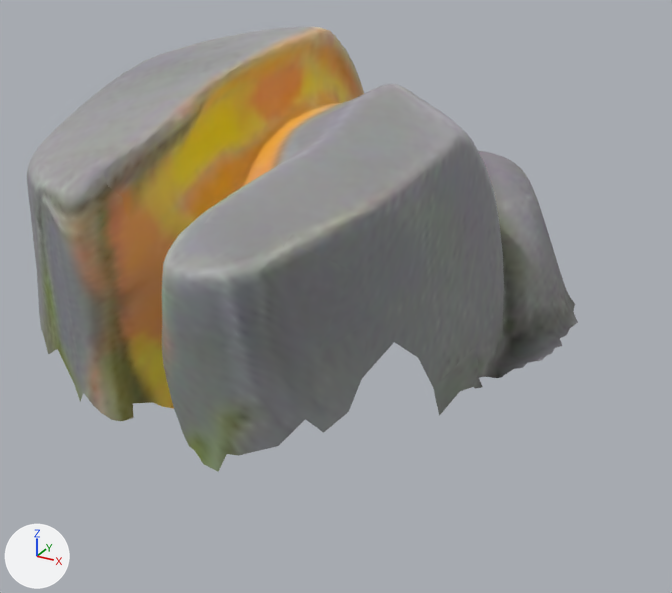
The glTF model Asset/Models/Character/StoneGolem/Gib_Head.gltf: old version first, new version second.
One viewpoint serves both versions: a 50 mm lens placed at (0.244, -0.436, 0.285), pointed at (0.006, -0.004, 0.069). Every picture has the same lights, and +X, +Y and +Z are marked at lower left. The first picture is the older version. Vertices at exactly the same position are counted once.

In view in the first picture: 'Gib_Head'.
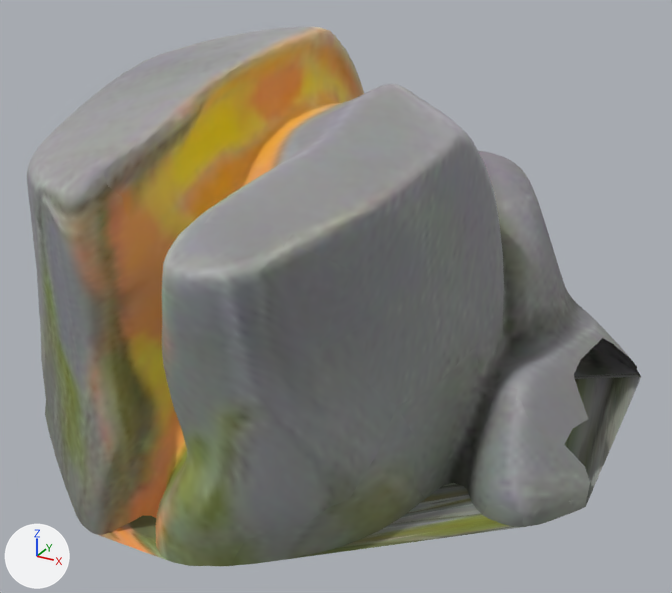
Where the change shows, as pixel boxes (x1, y1, x2, y2) in the pictures (672 x 593 px):
```json
{"object": "Gib_Head", "change": "reshaped", "before": [27, 26, 578, 472], "after": [27, 26, 641, 566], "on screen": "11% wider, 21% taller"}
{"part": 1, "of": "me_gib_head", "change": "added", "after": [40, 289, 641, 566]}
```

Scene script edits in JSON lines:
```json
{"block": "me_gib_head", "where": "# used by ob_gib_head; location = (0.0, 0.0, 0.0)"}
{"op": "remove", "block": "me_gib_head", "code": "me_gib_head.from_pydata(...)  # 2775 vertices, 5411 faces; spans x -0.154..0.132, y -0.159..0.171, z 0.039..0.219"}
{"op": "add", "block": "me_gib_head", "code": "me_gib_head.from_pydata(...)  # 3614 vertices, 7038 faces; spans x -0.154..0.166, y -0.159..0.182, z -0.019..0.219"}
{"block": "me_gib_head", "change": "me_gib_head part 1: 839 vertices added at x -0.139..0.166, y -0.156..0.182, z -0.019..0.061"}
```
